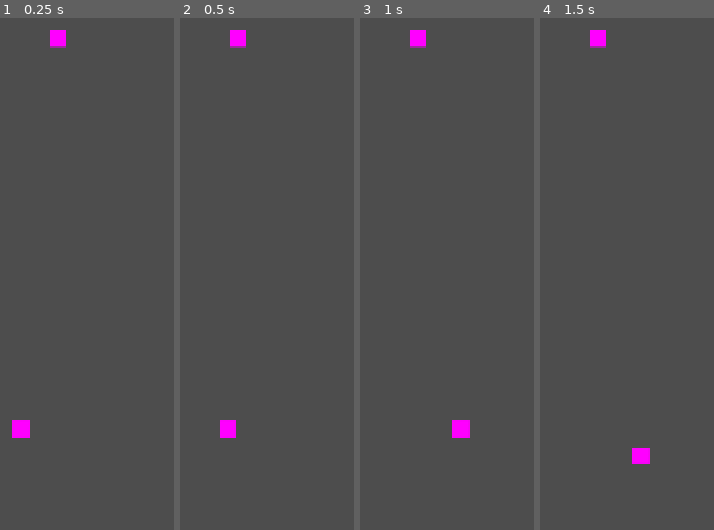
Above: before the commit, frames 1-4 (left to right).
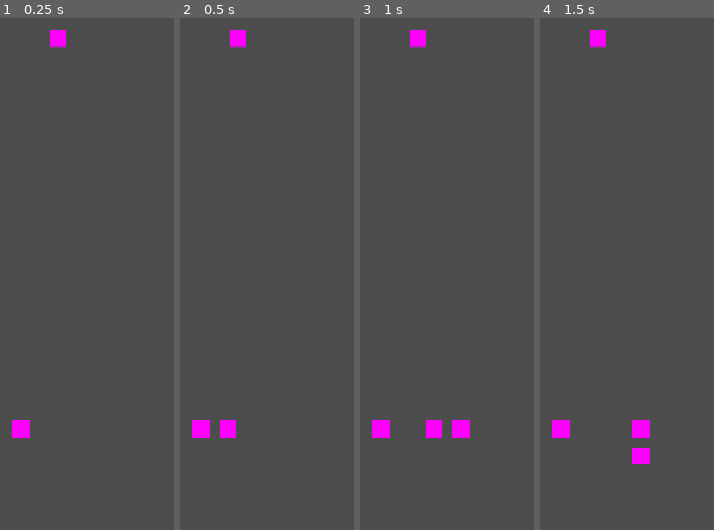
Above: after the commit, the same moments.

Repository: Fernando-Lamounier/SnakeClone
Game: Godot game, scene res://scenes/map.tscn
The game is run twice, just before and just after one commit, with the same random seed, the same clock (stepped at 60 frames per second) and the same inputs.
Inputs:
- Up to frame 1 (0.25 s): no input
- Up to frame 2 (0.5 s): no input
- Up to frame 3 (1 s): tap Enter at 0.5 s; hold Right (ui_right) from 0.53 s (still down)
- Up to frame 4 (1.5 s): tap Space at 1.25 s; release Right (ui_right) at 1.28 s; hold Down (ui_down) from 1.28 s (still down)

Frame 1 is identical in both runs. In frame 2, 0.4% of the frame differs, in the area x 6-18%, y 78-83%; in frame 3, 0.7%; in frame 4, 0.7%, in the area x 6-64%, y 78-83%.

Commit message:
adicionando comentarios e implementando prototipo de movimento de corpo

Diff:
--- a/scenes/map.tscn
+++ b/scenes/map.tscn
@@ -2,7 +2,6 @@
 
 [ext_resource type="PackedScene" uid="uid://cgxvsmw8ujkfg" path="res://scenes/player.tscn" id="1_paxxb"]
 [ext_resource type="PackedScene" uid="uid://dhqpon64nio8" path="res://scenes/fruta.tscn" id="2_gldc4"]
-[ext_resource type="Script" uid="uid://cseupf4w0q7ar" path="res://scripts/spawner.gd" id="3_gldc4"]
 
 [node name="map" type="Node2D" unique_id=552204158]
 
@@ -12,7 +11,3 @@
 unique_name_in_owner = true
 
 [node name="Player" parent="." unique_id=2059443134 instance=ExtResource("1_paxxb")]
-
-[node name="Spawner" type="Node2D" parent="." unique_id=1317647113]
-unique_name_in_owner = true
-script = ExtResource("3_gldc4")
--- a/scenes/player.tscn
+++ b/scenes/player.tscn
@@ -2,6 +2,8 @@
 
 [ext_resource type="Script" uid="uid://c1diqdal5esgv" path="res://scripts/player.gd" id="1_qhqgy"]
 [ext_resource type="PackedScene" uid="uid://bgtwacnhs8vly" path="res://scenes/head.tscn" id="2_dqkch"]
+[ext_resource type="PackedScene" uid="uid://dt7py8w6xqcf0" path="res://scenes/segment.tscn" id="3_qhqgy"]
+[ext_resource type="Script" uid="uid://cseupf4w0q7ar" path="res://scripts/spawner.gd" id="4_dqkch"]
 
 [node name="Player" type="Node2D" unique_id=2059443134]
 script = ExtResource("1_qhqgy")
@@ -9,4 +11,11 @@
 [node name="Head" parent="." unique_id=1658098063 instance=ExtResource("2_dqkch")]
 unique_name_in_owner = true
 
+[node name="Segment" parent="." unique_id=2041569768 instance=ExtResource("3_qhqgy")]
+unique_name_in_owner = true
+
+[node name="Spawner" type="Node2D" parent="." unique_id=357328250]
+unique_name_in_owner = true
+script = ExtResource("4_dqkch")
+
 [connection signal="food_eated" from="Head" to="." method="_on_head_food_eated"]
--- a/scripts/head.gd
+++ b/scripts/head.gd
@@ -2,12 +2,12 @@
 
 signal food_eated
 
+# função de colisões com outras entidades do jogo
 func _on_area_entered(area: Area2D) -> void:
 	if area.is_in_group("food"):
 		area.queue_free()
 		food_eated.emit()
 		pass
 	else:
-
 		pass
 	pass
--- a/scripts/player.gd
+++ b/scripts/player.gd
@@ -2,12 +2,19 @@
 
 var time_since_last_move:float = 0
 var time_between_moves:float = 1000
+
+# importando nodes
 @onready var head: Head = %Head
 @onready var spawner: Spawner = %Spawner
+@onready var segment: Segment = %Segment
+
+
 @export var SPEED:float = 3000
 var snake_segment:Array[Segment] = []
 var direction: Vector2 = Vector2.RIGHT
 
+
+# pega a direção da cobra
 func _process(delta: float) -> void:
 	if Input.is_action_just_pressed("ui_left"):
 		direction = Vector2.LEFT
@@ -19,18 +26,27 @@
 	if Input.is_action_just_pressed("ui_down"):
 		direction = Vector2.DOWN
 
+# atualizando posições da cobra
 func _physics_process(delta: float) -> void:
 	time_since_last_move += delta * SPEED
 	if time_since_last_move >= time_between_moves:
-		update_snake()
+		update_head()
 		time_since_last_move = 0
 	pass
 
-func update_snake():
+# atualizando posição da cabeça
+func update_head():
+	var last_position = head.position
 	var new_position:Vector2 = head.position + direction * Global.GRID_SIZE
 	head.move_to(new_position)
+	if last_position != segment.position:
+		segment.move_to(last_position)
+		last_position = new_position
+		pass
 	pass
 
+# recebe o emit ao comer uma comida
 func _on_head_food_eated() -> void:
 	spawner.spawn_food()
+	spawner.spawn_segment(head.position)
 	pass
--- a/scripts/segment.gd
+++ b/scripts/segment.gd
@@ -2,6 +2,7 @@
 
 var lastPosition: Vector2
 
+# função de atualização de posição
 func move_to(newPosition: Vector2):
 	lastPosition = self.position
 	self.position = newPosition
--- a/scripts/spawner.gd
+++ b/scripts/spawner.gd
@@ -1,9 +1,11 @@
 class_name Spawner
 extends Node2D
 
+# carrega as cenas que serão spawnadas
 var food_scene:PackedScene = preload("res://scenes/fruta.tscn")
 var segment_scene:PackedScene = preload("res://scenes/segment.tscn")
 
+# spawna comida
 func spawn_food():
 	var spawn_point: Vector2 = Vector2.ZERO
 	spawn_point.x = randf_range(-500, 500)
@@ -15,7 +17,9 @@
 	get_parent().add_child(food)
 	pass
 
+# spawna pedaços da cobra
 func spawn_segment(pos:Vector2):
 	var segment:Segment = segment_scene.instantiate() as Segment
 	segment.position = pos
+	get_parent().add_child(segment)
 	pass
